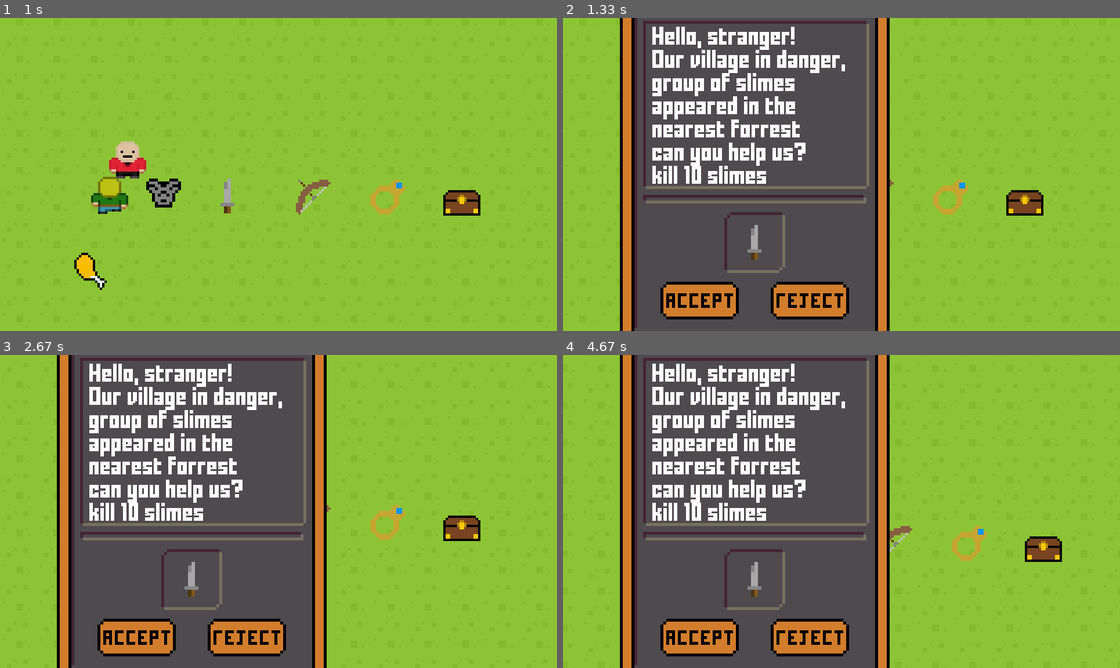
Above: before the commit, frames 1-4 (two rows, left to right).
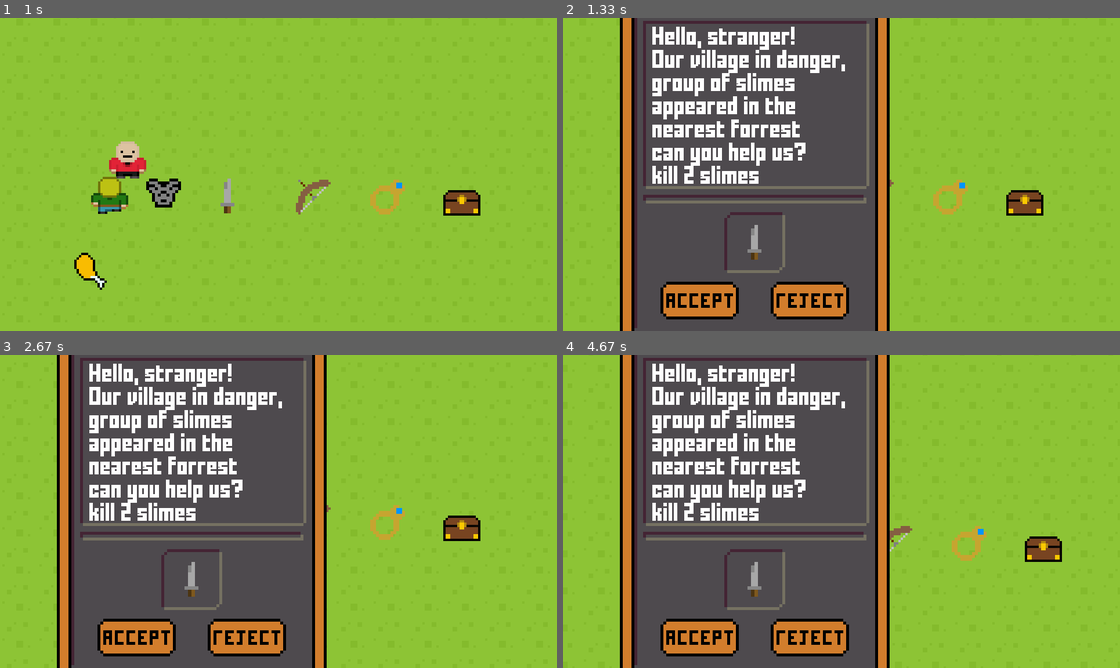
Above: after the commit, the same moments.

Repository: Flashweb14/PyGameRPG
Game: pygame game, started from RPG/__main__.py
Two runs of this game, one before a commit and one after it. Both use one fixed random seed, a clock stepped at 60 frames per second and the inputs below.
Inputs (mouse positions are % of the whole screen's width and height, from its top left):
- Up to frame 1 (1 s): hold D 0.33-0.8 s; hold W from 0.83 s (still down)
- Up to frame 2 (1.33 s): release W at 1.13 s; tap F at 1.17 s
- Up to frame 3 (2.67 s): hold A 2-2.53 s; tap F at 2.07, 2.37, 2.63 s; tap E at 2.15 s; hold S from 2.57 s (still down)
- Up to frame 4 (4.67 s): tap I at 2.72, 3.82 s; release S at 2.87 s; click (62, 67) at 2.95 s; hold A 3.23-3.63 s; tap F at 3.3, 3.6, 3.73, 4.13, 4.43 s; tap E at 3.38 s; hold W 3.67-4.03 s; hold D from 4.07 s (still down)
The pictures show only the part of the screen within x 40-90%, y 22-72%; the shares and areas given below are measured in that part.

Frame 1 is identical in both runs. In frame 2, 0.4% of the frame differs, in the area x 21-37%, y 47-53%; in frame 3, 0.4%; in frame 4, 0.4%.

Commit message:
:bug: Исправление багов окна принятия квеста

Diff:
--- a/RPG/scripts/game.py
+++ b/RPG/scripts/game.py
@@ -25,7 +25,7 @@
 class Game:
     def __init__(self):
         self.size = self.width, self.height = 1920, 1080
-        self.screen = pygame.display.set_mode(self.size, pygame.FULLSCREEN)
+        self.screen = pygame.display.set_mode(self.size)
         self.FPS = 60
         self.clock = pygame.time.Clock()
         pygame.mouse.set_visible(False)
@@ -107,18 +107,18 @@
                                                                         'appeared in the',
                                                                         'nearest forrest',
                                                                         'can you help us?',
-                                                                        'kill 10 slimes'],
+                                                                        'kill 2 slimes'],
                                                 'Red Slime',
                                                 Weapon(self, 'iron_sword', -500, -500, 8), 2), 15, 7)
         QuestNPC(self, RED_SHIRT_NPC, KillQuest(self, 'Village In Danger', ['Hello, stranger!',
-                                                                            'Our village in danger,',
-                                                                            'group of slimes',
-                                                                            'appeared in the',
-                                                                            'nearest forrest',
-                                                                            'can you help us?',
-                                                                            'kill 10 slimes'],
+                                                                            'Can you help',
+                                                                            'our village?',
+                                                                            'Please,',
+                                                                            'kill 1 slime'],
                                                 'Red Slime',
                                                 Armor(self, 'iron_chest', -500, -500), 1), 22, 15)
 
     def start_new_game(self, level):
         self.generate_level(level)
+
+# TODO Поправить баг с хп при первом запуске
--- a/RPG/scripts/gui/quest_gui.py
+++ b/RPG/scripts/gui/quest_gui.py
@@ -2,11 +2,12 @@
 from RPG.scripts.game_objects.game_object import GameObject
 from RPG.scripts.consts import QUEST_GUI, QUEST_DESCRIPTION_FONT
 from RPG.scripts.gui.button import Button
+from RPG.scripts.utilities import load_image
 
 
 class QuestGui(GameObject):
     def __init__(self, game, quest, npc):
-        super().__init__(game, QUEST_GUI, 870, 200, game.quest_gui_group)
+        super().__init__(game, load_image('resources/sprites/gui/quest/quest_gui.png'), 870, 200, game.quest_gui_group)
         self.rect.x = 870
         self.rect.y = 200
         self.quest = quest
